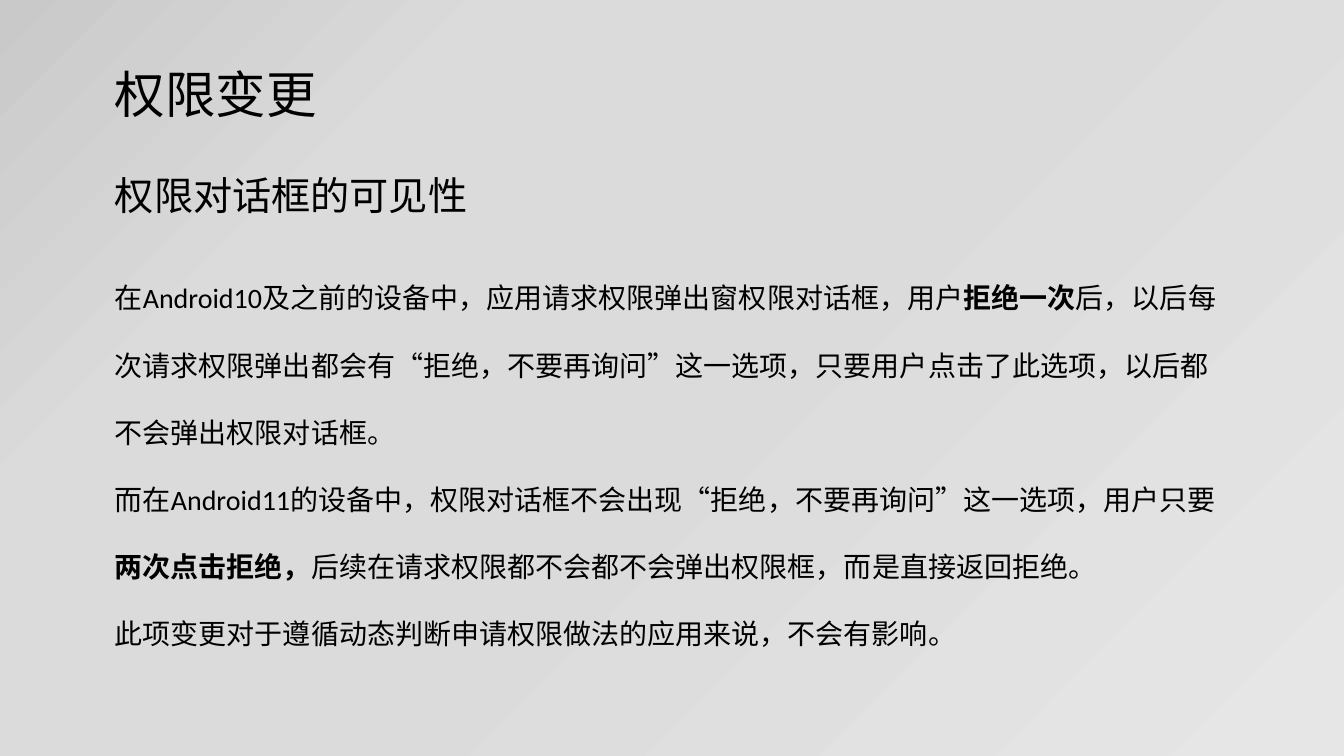
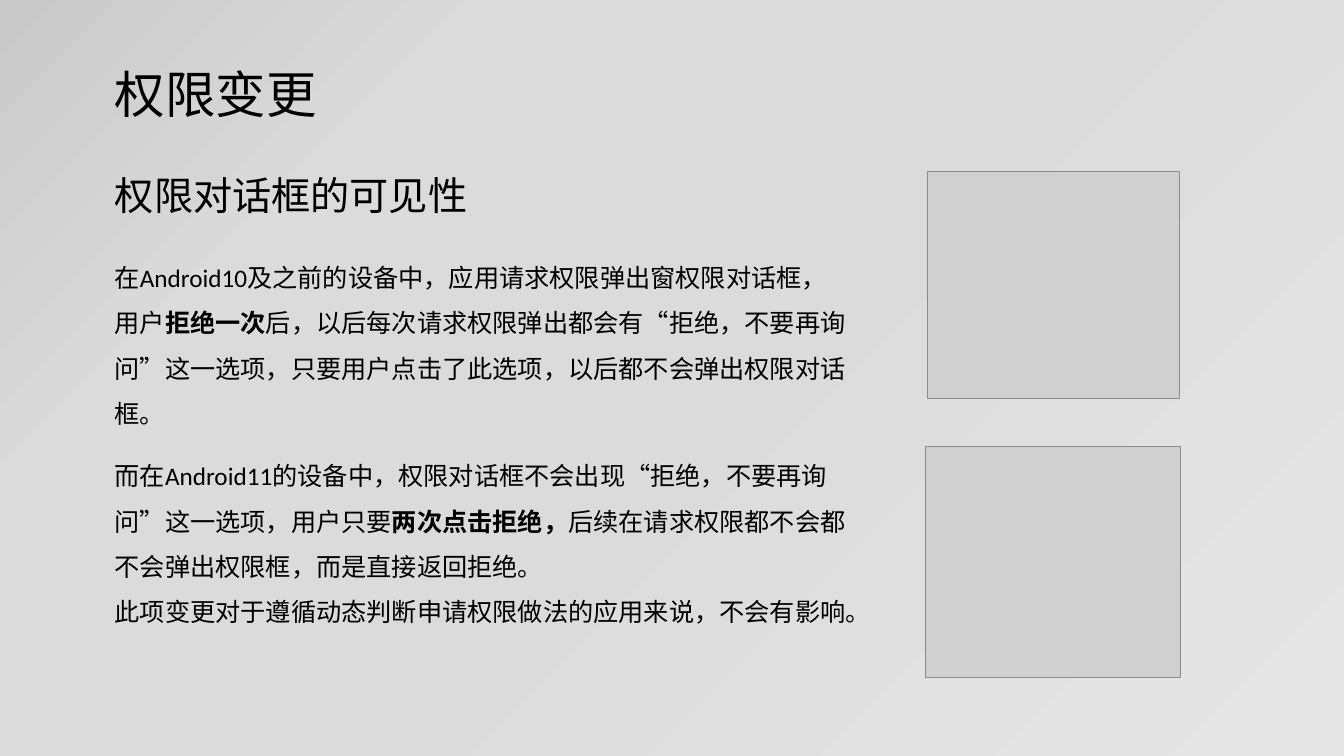
Before and after one commit to jianjunxiao/Adaptation, a slide deck: slide 21 of Android10、11适配.pptx. Drawn at 1344x756 pixels with LibreOffice and Linux fonts; fonts in the diff are those of the drawing; grey boxes stand for pictures. Boxes give left, top, right and bottom in pixels: in the first picture for what was removed or moved away, otherwise in the second. Text is boxed around its words. In the diff, an @@ line names an element or a change of style, - is before the commit and + after.

Commit message:
修改

```diff
--- a/Android10、11适配.pptx
+++ b/Android10、11适配.pptx
@@ picture added at [928, 171, 1181, 398] @@
@@ text "在Android10及之前的设备中，应用请求权限弹出窗权限对话框，用户拒绝一次后，以后每次请求权限弹出都会有“拒绝，不要 ..." at [115, 265, 871, 624]: size 20 to 18 pt; line spacing 2 to 1.5; more space between paragraphs @@
@@ picture added at [927, 447, 1182, 678] @@
```
